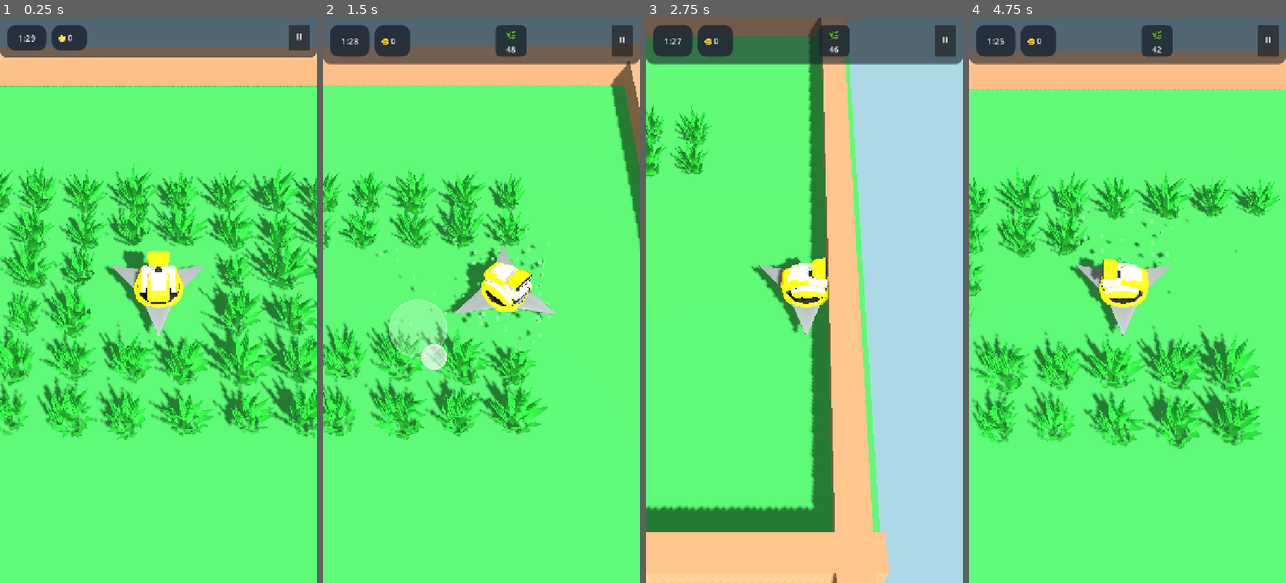
Above: before the commit, frames 1-4 (left to right).
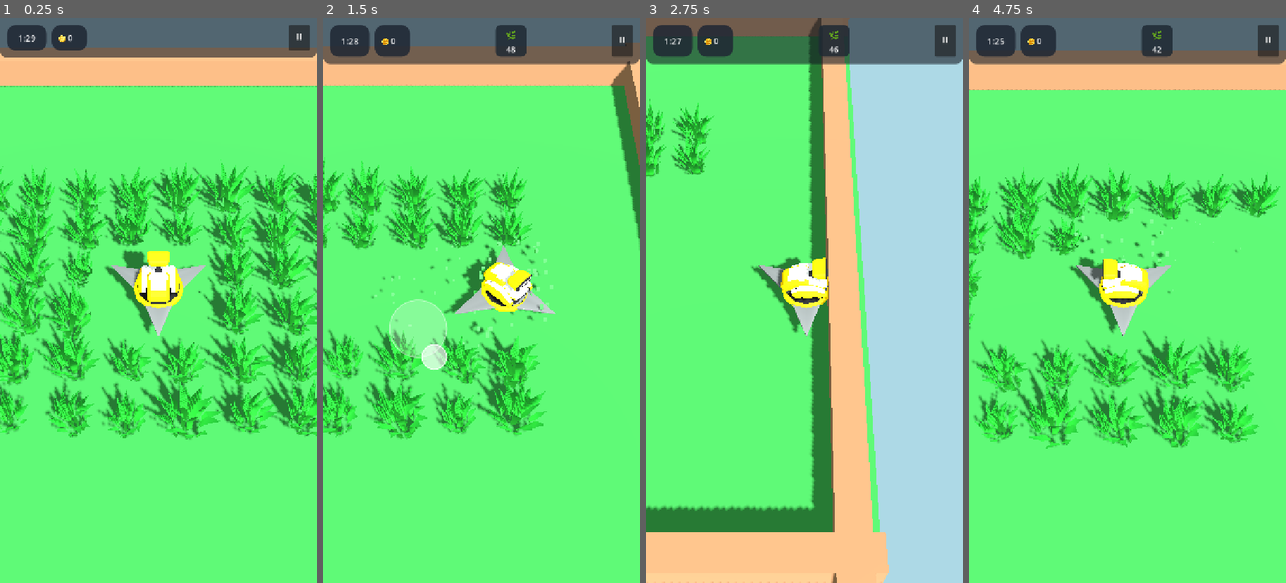
Above: after the commit, the same moments.

Repository: rogerbif/grass-cut-bot
Game: Godot game, scene res://scenes/main.tscn
The game is run twice, just before and just after one commit, with the same random seed, the same clock (stepped at 60 frames per second) and the same inputs.
Inputs (mouse positions are in pixels of both pictures, inside the frame that each line leads up to):
- Up to frame 1 (0.25 s): no input
- Up to frame 2 (1.5 s): move the mouse to (551, 272) at 0.52 s; hold Right (ui_right) 0.53-1.25 s; click (551, 272) at 0.67 s; drag from (418, 328) to (465, 413) at 1.27 s
- Up to frame 3 (2.75 s): move the mouse to (836, 176) at 2.02 s; hold Right (ui_right) from 2.03 s (still down)
- Up to frame 4 (4.75 s): release Right (ui_right) at 2.75 s; drag from (1111, 413) to (1032, 215) at 2.77 s; move the mouse to (1222, 385) at 3.52 s; hold Left (ui_left) 3.53-4.25 s; drag from (1032, 215) to (1079, 159) at 4.27 s

The runs differ from the first frame. In frame 1, 21% of the frame differs, in the area x 0-100%, y 25-75%; in frame 2, 11%; in frame 3, 0.9%; in frame 4, 14%.

Commit message:
feat(levels): migracao das fases para cenas Godot com level_01.tscn editavel visualmente [v0.4.2]

Diff:
--- a/project.godot
+++ b/project.godot
@@ -11,7 +11,7 @@
 [application]
 
 config/name="Grass Cut Bot"
-config/version="0.4.1"
+config/version="0.4.2"
 run/main_scene="res://scenes/main.tscn"
 config/features=PackedStringArray("4.7", "Mobile")
 config/icon="res://icon.svg"
--- /dev/null
+++ b/scenes/levels/level_01.tscn
@@ -0,0 +1,187 @@
+[gd_scene load_steps=4 format=3 uid="uid://level_01_scene"]
+
+[ext_resource type="Script" path="res://scripts/level/base_level.gd" id="1_level_script"]
+[ext_resource type="PackedScene" uid="uid://terrain_island_01" path="res://scenes/level/terrain.tscn" id="2_terrain"]
+[ext_resource type="PackedScene" uid="uid://grass_tuft_01" path="res://scenes/plants/grass_tuft.tscn" id="3_grass_tuft"]
+
+[node name="Level01" type="Node3D"]
+script = ExtResource("1_level_script")
+level_number = 1
+time_limit = 90.0
+
+[node name="Terrain" parent="." instance=ExtResource("2_terrain")]
+
+[node name="CutterSpawn" type="Marker3D" parent="."]
+transform = Transform3D(1, 0, 0, 0, 1, 0, 0, 0, 1, 0, 0.1, 0)
+
+[node name="Obstacles" type="Node3D" parent="."]
+
+[node name="Plants" type="Node3D" parent="."]
+
+[node name="GrassTuft_01" parent="Plants" instance=ExtResource("3_grass_tuft")]
+transform = Transform3D(1, 0, 0, 0, 1, 0, 0, 0, 1, -4.95, 0, -2.75)
+
+[node name="GrassTuft_02" parent="Plants" instance=ExtResource("3_grass_tuft")]
+transform = Transform3D(1, 0, 0, 0, 1, 0, 0, 0, 1, -4.95, 0, -1.65)
+
+[node name="GrassTuft_03" parent="Plants" instance=ExtResource("3_grass_tuft")]
+transform = Transform3D(1, 0, 0, 0, 1, 0, 0, 0, 1, -4.95, 0, -0.55)
+
+[node name="GrassTuft_04" parent="Plants" instance=ExtResource("3_grass_tuft")]
+transform = Transform3D(1, 0, 0, 0, 1, 0, 0, 0, 1, -4.95, 0, 0.55)
+
+[node name="GrassTuft_05" parent="Plants" instance=ExtResource("3_grass_tuft")]
+transform = Transform3D(1, 0, 0, 0, 1, 0, 0, 0, 1, -4.95, 0, 1.65)
+
+[node name="GrassTuft_06" parent="Plants" instance=ExtResource("3_grass_tuft")]
+transform = Transform3D(1, 0, 0, 0, 1, 0, 0, 0, 1, -4.95, 0, 2.75)
+
+[node name="GrassTuft_07" parent="Plants" instance=ExtResource("3_grass_tuft")]
+transform = Transform3D(1, 0, 0, 0, 1, 0, 0, 0, 1, -3.85, 0, -2.75)
+
+[node name="GrassTuft_08" parent="Plants" instance=ExtResource("3_grass_tuft")]
+transform = Transform3D(1, 0, 0, 0, 1, 0, 0, 0, 1, -3.85, 0, -1.65)
+
+[node name="GrassTuft_09" parent="Plants" instance=ExtResource("3_grass_tuft")]
+transform = Transform3D(1, 0, 0, 0, 1, 0, 0, 0, 1, -3.85, 0, -0.55)
+
+[node name="GrassTuft_10" parent="Plants" instance=ExtResource("3_grass_tuft")]
+transform = Transform3D(1, 0, 0, 0, 1, 0, 0, 0, 1, -3.85, 0, 0.55)
+
+[node name="GrassTuft_11" parent="Plants" instance=ExtResource("3_grass_tuft")]
+transform = Transform3D(1, 0, 0, 0, 1, 0, 0, 0, 1, -3.85, 0, 1.65)
+
+[node name="GrassTuft_12" parent="Plants" instance=ExtResource("3_grass_tuft")]
+transform = Transform3D(1, 0, 0, 0, 1, 0, 0, 0, 1, -3.85, 0, 2.75)
+
+[node name="GrassTuft_13" parent="Plants" instance=ExtResource("3_grass_tuft")]
+transform = Transform3D(1, 0, 0, 0, 1, 0, 0, 0, 1, -2.75, 0, -2.75)
+
+[node name="GrassTuft_14" parent="Plants" instance=ExtResource("3_grass_tuft")]
+transform = Transform3D(1, 0, 0, 0, 1, 0, 0, 0, 1, -2.75, 0, -1.65)
+
+[node name="GrassTuft_15" parent="Plants" instance=ExtResource("3_grass_tuft")]
+transform = Transform3D(1, 0, 0, 0, 1, 0, 0, 0, 1, -2.75, 0, -0.55)
+
+[node name="GrassTuft_16" parent="Plants" instance=ExtResource("3_grass_tuft")]
+transform = Transform3D(1, 0, 0, 0, 1, 0, 0, 0, 1, -2.75, 0, 0.55)
+
+[node name="GrassTuft_17" parent="Plants" instance=ExtResource("3_grass_tuft")]
+transform = Transform3D(1, 0, 0, 0, 1, 0, 0, 0, 1, -2.75, 0, 1.65)
+
+[node name="GrassTuft_18" parent="Plants" instance=ExtResource("3_grass_tuft")]
+transform = Transform3D(1, 0, 0, 0, 1, 0, 0, 0, 1, -2.75, 0, 2.75)
+
+[node name="GrassTuft_19" parent="Plants" instance=ExtResource("3_grass_tuft")]
+transform = Transform3D(1, 0, 0, 0, 1, 0, 0, 0, 1, -1.65, 0, -2.75)
+
+[node name="GrassTuft_20" parent="Plants" instance=ExtResource("3_grass_tuft")]
+transform = Transform3D(1, 0, 0, 0, 1, 0, 0, 0, 1, -1.65, 0, -1.65)
+
+[node name="GrassTuft_21" parent="Plants" instance=ExtResource("3_grass_tuft")]
+transform = Transform3D(1, 0, 0, 0, 1, 0, 0, 0, 1, -1.65, 0, -0.55)
+
+[node name="GrassTuft_22" parent="Plants" instance=ExtResource("3_grass_tuft")]
+transform = Transform3D(1, 0, 0, 0, 1, 0, 0, 0, 1, -1.65, 0, 0.55)
+
+[node name="GrassTuft_23" parent="Plants" instance=ExtResource("3_grass_tuft")]
+transform = Transform3D(1, 0, 0, 0, 1, 0, 0, 0, 1, -1.65, 0, 1.65)
+
+[node name="GrassTuft_24" parent="Plants" instance=ExtResource("3_grass_tuft")]
+transform = Transform3D(1, 0, 0, 0, 1, 0, 0, 0, 1, -1.65, 0, 2.75)
+
+[node name="GrassTuft_25" parent="Plants" instance=ExtResource("3_grass_tuft")]
+transform = Transform3D(1, 0, 0, 0, 1, 0, 0, 0, 1, -0.55, 0, -2.75)
+
+[node name="GrassTuft_26" parent="Plants" instance=ExtResource("3_grass_tuft")]
+transform = Transform3D(1, 0, 0, 0, 1, 0, 0, 0, 1, -0.55, 0, -1.65)
+
+[node name="GrassTuft_27" parent="Plants" instance=ExtResource("3_grass_tuft")]
+transform = Transform3D(1, 0, 0, 0, 1, 0, 0, 0, 1, -0.55, 0, 1.65)
+
+[node name="GrassTuft_28" parent="Plants" instance=ExtResource("3_grass_tuft")]
+transform = Transform3D(1, 0, 0, 0, 1, 0, 0, 0, 1, -0.55, 0, 2.75)
+
+[node name="GrassTuft_29" parent="Plants" instance=ExtResource("3_grass_tuft")]
+transform = Transform3D(1, 0, 0, 0, 1, 0, 0, 0, 1, 0.55, 0, -2.75)
+
+[node name="GrassTuft_30" parent="Plants" instance=ExtResource("3_grass_tuft")]
+transform = Transform3D(1, 0, 0, 0, 1, 0, 0, 0, 1, 0.55, 0, -1.65)
+
+[node name="GrassTuft_31" parent="Plants" instance=ExtResource("3_grass_tuft")]
+transform = Transform3D(1, 0, 0, 0, 1, 0, 0, 0, 1, 0.55, 0, 1.65)
+
+[node name="GrassTuft_32" parent="Plants" instance=ExtResource("3_grass_tuft")]
+transform = Transform3D(1, 0, 0, 0, 1, 0, 0, 0, 1, 0.55, 0, 2.75)
+
+[node name="GrassTuft_33" parent="Plants" instance=ExtResource("3_grass_tuft")]
+transform = Transform3D(1, 0, 0, 0, 1, 0, 0, 0, 1, 1.65, 0, -2.75)
+
+[node name="GrassTuft_34" parent="Plants" instance=ExtResource("3_grass_tuft")]
+transform = Transform3D(1, 0, 0, 0, 1, 0, 0, 0, 1, 1.65, 0, -1.65)
+
+[node name="GrassTuft_35" parent="Plants" instance=ExtResource("3_grass_tuft")]
+transform = Transform3D(1, 0, 0, 0, 1, 0, 0, 0, 1, 1.65, 0, -0.55)
+
+[node name="GrassTuft_36" parent="Plants" instance=ExtResource("3_grass_tuft")]
+transform = Transform3D(1, 0, 0, 0, 1, 0, 0, 0, 1, 1.65, 0, 0.55)
+
+[node name="GrassTuft_37" parent="Plants" instance=ExtResource("3_grass_tuft")]
+transform = Transform3D(1, 0, 0, 0, 1, 0, 0, 0, 1, 1.65, 0, 1.65)
+
+[node name="GrassTuft_38" parent="Plants" instance=ExtResource("3_grass_tuft")]
+transform = Transform3D(1, 0, 0, 0, 1, 0, 0, 0, 1, 1.65, 0, 2.75)
+
+[node name="GrassTuft_39" parent="Plants" instance=ExtResource("3_grass_tuft")]
+transform = Transform3D(1, 0, 0, 0, 1, 0, 0, 0, 1, 2.75, 0, -2.75)
+
+[node name="GrassTuft_40" parent="Plants" instance=ExtResource("3_grass_tuft")]
+transform = Transform3D(1, 0, 0, 0, 1, 0, 0, 0, 1, 2.75, 0, -1.65)
+
+[node name="GrassTuft_41" parent="Plants" instance=ExtResource("3_grass_tuft")]
+transform = Transform3D(1, 0, 0, 0, 1, 0, 0, 0, 1, 2.75, 0, -0.55)
+
+[node name="GrassTuft_42" parent="Plants" instance=ExtResource("3_grass_tuft")]
+transform = Transform3D(1, 0, 0, 0, 1, 0, 0, 0, 1, 2.75, 0, 0.55)
+
+[node name="GrassTuft_43" parent="Plants" instance=ExtResource("3_grass_tuft")]
+transform = Transform3D(1, 0, 0, 0, 1, 0, 0, 0, 1, 2.75, 0, 1.65)
+
+[node name="GrassTuft_44" parent="Plants" instance=ExtResource("3_grass_tuft")]
+transform = Transform3D(1, 0, 0, 0, 1, 0, 0, 0, 1, 2.75, 0, 2.75)
+
+[node name="GrassTuft_45" parent="Plants" instance=ExtResource("3_grass_tuft")]
+transform = Transform3D(1, 0, 0, 0, 1, 0, 0, 0, 1, 3.85, 0, -2.75)
+
+[node name="GrassTuft_46" parent="Plants" instance=ExtResource("3_grass_tuft")]
+transform = Transform3D(1, 0, 0, 0, 1, 0, 0, 0, 1, 3.85, 0, -1.65)
+
+[node name="GrassTuft_47" parent="Plants" instance=ExtResource("3_grass_tuft")]
+transform = Transform3D(1, 0, 0, 0, 1, 0, 0, 0, 1, 3.85, 0, -0.55)
+
+[node name="GrassTuft_48" parent="Plants" instance=ExtResource("3_grass_tuft")]
+transform = Transform3D(1, 0, 0, 0, 1, 0, 0, 0, 1, 3.85, 0, 0.55)
+
+[node name="GrassTuft_49" parent="Plants" instance=ExtResource("3_grass_tuft")]
+transform = Transform3D(1, 0, 0, 0, 1, 0, 0, 0, 1, 3.85, 0, 1.65)
+
+[node name="GrassTuft_50" parent="Plants" instance=ExtResource("3_grass_tuft")]
+transform = Transform3D(1, 0, 0, 0, 1, 0, 0, 0, 1, 3.85, 0, 2.75)
+
+[node name="GrassTuft_51" parent="Plants" instance=ExtResource("3_grass_tuft")]
+transform = Transform3D(1, 0, 0, 0, 1, 0, 0, 0, 1, 4.95, 0, -2.75)
+
+[node name="GrassTuft_52" parent="Plants" instance=ExtResource("3_grass_tuft")]
+transform = Transform3D(1, 0, 0, 0, 1, 0, 0, 0, 1, 4.95, 0, -1.65)
+
+[node name="GrassTuft_53" parent="Plants" instance=ExtResource("3_grass_tuft")]
+transform = Transform3D(1, 0, 0, 0, 1, 0, 0, 0, 1, 4.95, 0, -0.55)
+
+[node name="GrassTuft_54" parent="Plants" instance=ExtResource("3_grass_tuft")]
+transform = Transform3D(1, 0, 0, 0, 1, 0, 0, 0, 1, 4.95, 0, 0.55)
+
+[node name="GrassTuft_55" parent="Plants" instance=ExtResource("3_grass_tuft")]
+transform = Transform3D(1, 0, 0, 0, 1, 0, 0, 0, 1, 4.95, 0, 1.65)
+
+[node name="GrassTuft_56" parent="Plants" instance=ExtResource("3_grass_tuft")]
+transform = Transform3D(1, 0, 0, 0, 1, 0, 0, 0, 1, 4.95, 0, 2.75)
--- /dev/null
+++ b/scripts/level/base_level.gd
@@ -0,0 +1,35 @@
+extends Node3D
+
+@export var level_number: int = 1
+@export var time_limit: float = 90.0
+@export var auto_detect_goals: bool = true
+@export var custom_goals: Dictionary = {}
+
+@onready var plants_container: Node3D = $Plants if has_node("Plants") else null
+@onready var obstacles_container: Node3D = $Obstacles if has_node("Obstacles") else null
+@onready var cutter_spawn: Marker3D = $CutterSpawn if has_node("CutterSpawn") else null
+
+func _ready() -> void:
+	# Se o level for executado diretamente no editor (F6), redireciona para a Main com o nível ativo
+	if get_parent() == get_tree().root:
+		if GameManager != null:
+			GameManager.current_level = level_number
+		get_tree().change_scene_to_file("res://scenes/main.tscn")
+
+func get_spawn_position() -> Vector3:
+	if cutter_spawn:
+		return cutter_spawn.global_position
+	return Vector3(0.0, 0.1, 0.0)
+
+func get_goals() -> Dictionary:
+	if not auto_detect_goals and not custom_goals.is_empty():
+		return custom_goals.duplicate()
+
+	var detected_goals: Dictionary = {}
+	if plants_container:
+		for child in plants_container.get_children():
+			if "plant_key" in child:
+				var key: String = String(child.plant_key)
+				detected_goals[key] = detected_goals.get(key, 0) + 1
+
+	return detected_goals
--- a/scripts/level/level_controller.gd
+++ b/scripts/level/level_controller.gd
@@ -9,26 +9,79 @@
 @onready var obstacles_container: Node3D = $ObstaclesContainer
 @onready var cutter: CharacterBody3D = $Cutter
 
+var current_level_node: Node3D = null
+@onready var default_terrain: Node3D = get_node_or_null("../Terrain") as Node3D
+
 func _ready() -> void:
 	generate_level(GameManager.current_level)
 
 func generate_level(level_num: int) -> void:
+	# Remove nivel instanciado anterior se houver
+	if current_level_node != null:
+		current_level_node.queue_free()
+		current_level_node = null
+
 	# Limpa entidades anteriores se houver
 	for child in plants_container.get_children():
 		child.queue_free()
 	for child in obstacles_container.get_children():
 		child.queue_free()
 
-	# Configurações por nível
-	match level_num:
-		1:
-			_build_level_1_mvp()
-		2:
-			_build_level_2()
-		3:
-			_build_level_3()
-		_:
-			_build_procedural_level(level_num)
+	# Tenta carregar a cena customizada do nível (ex: res://scenes/levels/level_01.tscn)
+	var scene_path: String = "res://scenes/levels/level_%02d.tscn" % level_num
+	if ResourceLoader.exists(scene_path):
+		_load_level_scene(scene_path, level_num)
+	else:
+		# Fallback para geradores procedurais caso o nível ainda não possua cena própria
+		if default_terrain:
+			default_terrain.visible = true
+			default_terrain.process_mode = Node.PROCESS_MODE_INHERIT
+		match level_num:
+			1:
+				_build_level_1_mvp()
+			2:
+				_build_level_2()
+			3:
+				_build_level_3()
+			_:
+				_build_procedural_level(level_num)
+
+func _load_level_scene(path: String, level_num: int) -> void:
+	var level_packed: PackedScene = load(path) as PackedScene
+	if level_packed == null:
+		return
+
+	var lvl: Node3D = level_packed.instantiate() as Node3D
+	add_child(lvl)
+	current_level_node = lvl
+
+	# Se o nível instanciado possui o próprio terreno, oculta/desativa o terreno de fallback da main
+	if lvl.has_node("Terrain") and default_terrain != null:
+		default_terrain.visible = false
+		default_terrain.process_mode = Node.PROCESS_MODE_DISABLED
+
+	# Posiciona o cortador no spawn do nível
+	if cutter:
+		if lvl.has_method("get_spawn_position"):
+			cutter.position = lvl.get_spawn_position()
+		else:
+			cutter.position = Vector3(0.0, 0.1, 0.0)
+
+	# Obtém as metas automaticamente através dos nós da cena
+	var goals: Dictionary = {}
+	var time_limit: float = 90.0
+
+	if lvl.has_method("get_goals"):
+		goals = lvl.get_goals()
+	if "time_limit" in lvl:
+		time_limit = float(lvl.time_limit)
+
+	# Se nenhuma meta foi detectada, garante a meta básica
+	if goals.is_empty():
+		goals = { "grass": 56 }
+
+	GameManager.start_level(level_num, goals, time_limit)
+
 
 func _build_level_1_mvp() -> void:
 	# Fase 1 (MVP de Validação do GDD):
Not shown, changed: docs/03_level_design_e_fases/ESTRUTURA_DAS_FASES.md
Not shown, changed: docs/05_arquitetura_e_desenvolvimento/ARQUITETURA_DO_PROJETO.md
Not shown, added: docs/historico_melhorias/019_migracao_fases_para_cenas_godot_edicao_manual.md
Not shown, changed: docs/historico_melhorias/INDICE_MELHORIAS.md
